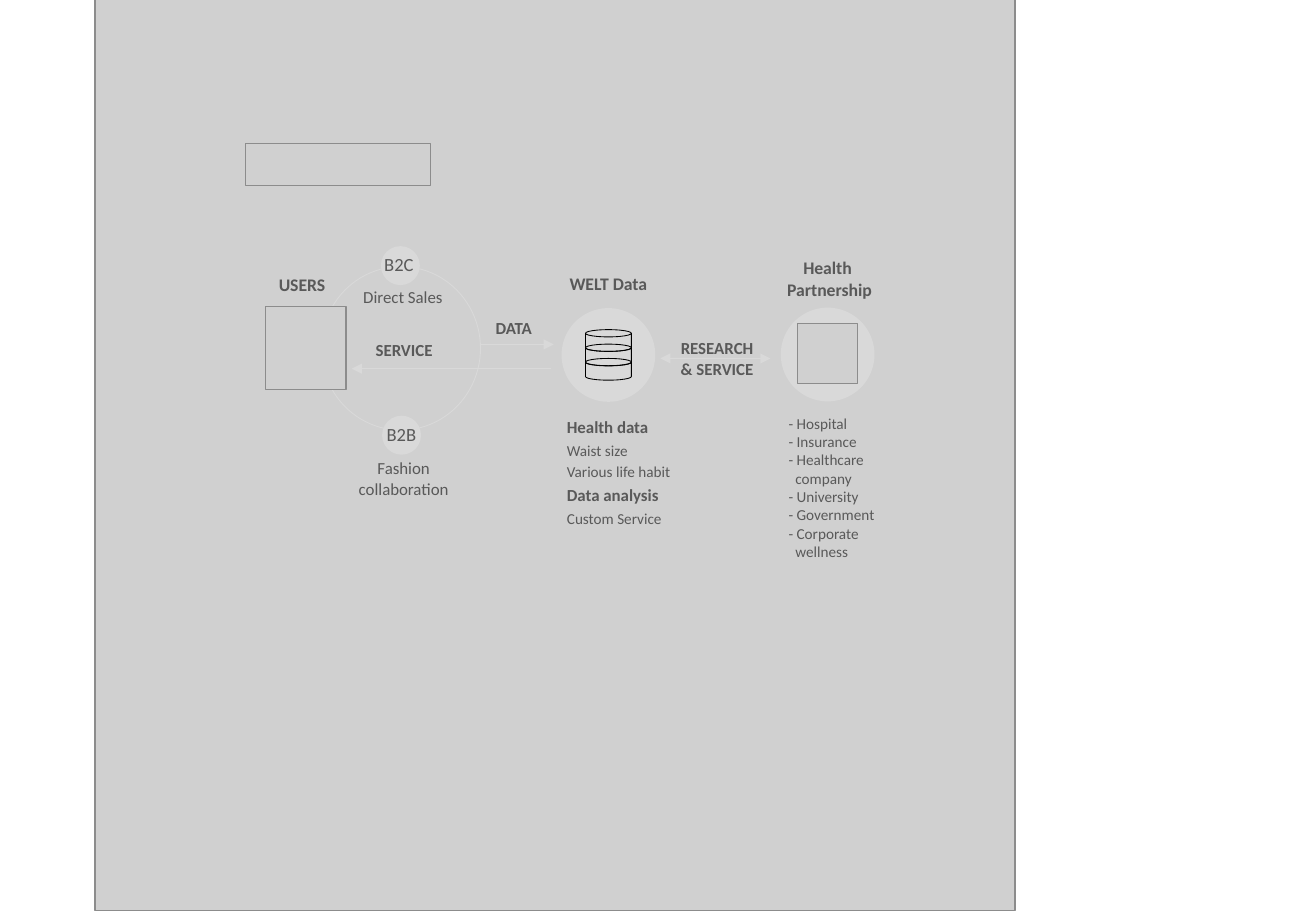
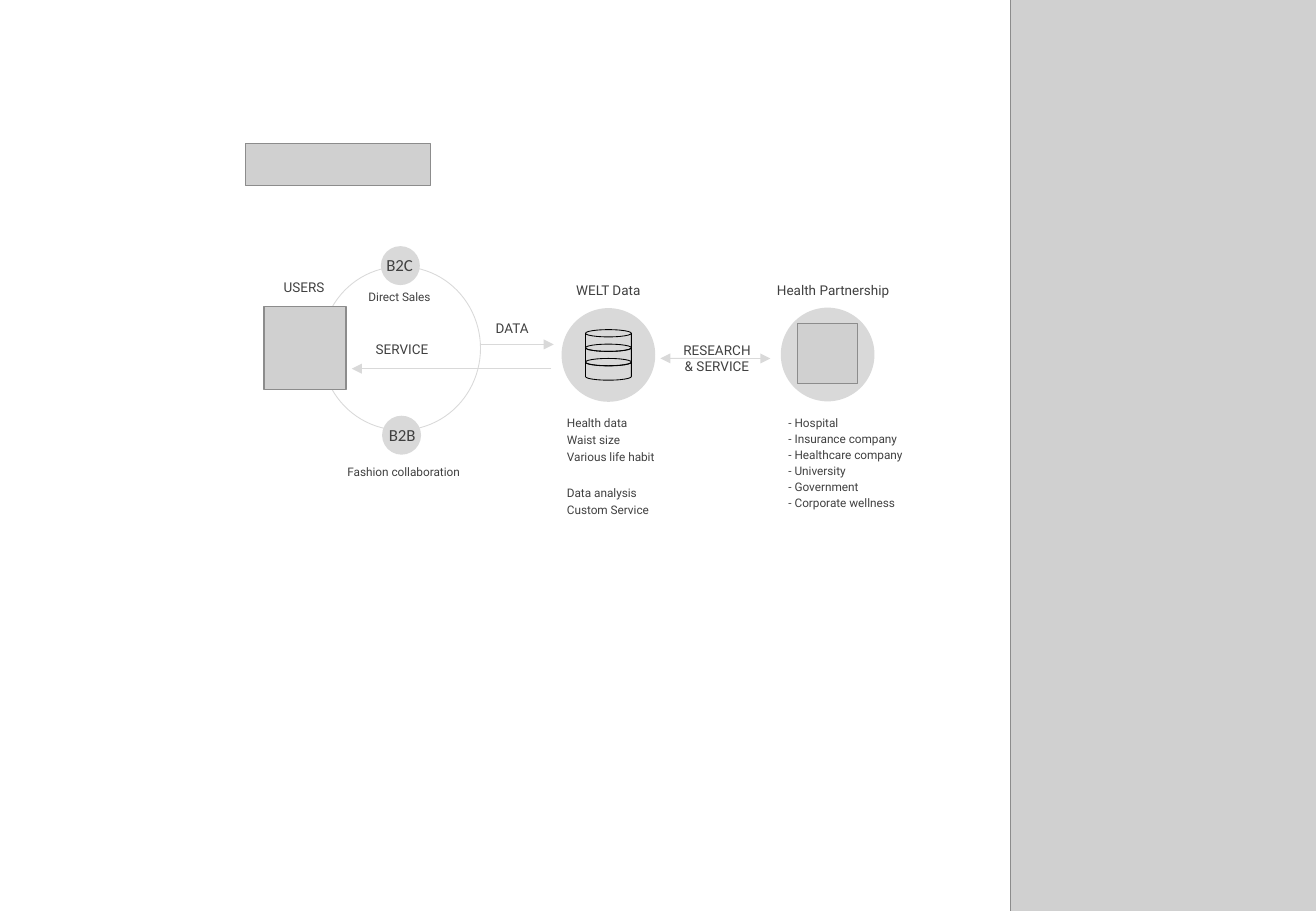
Before and after one commit to haner922/haner922.github.io, a slide deck: slide 1 of images/work1/[WELT] Company Introduction (1).pptx. Drawn at 1316x911 pixels with LibreOffice and Linux fonts; fonts in the diff are those of the drawing; grey boxes stand for pictures. Boxes give left, top, right and bottom in pixels: in the first picture for what was removed or moved away, otherwise in the second. Text is boxed around its words. In the diff, an @@ line names an element or a change of style, - is before the commit and + after.

```diff
--- a/images/work1/[WELT] Company Introduction (1).pptx
+++ b/images/work1/[WELT] Company Introduction (1).pptx
@@ picture: place and size @@
-picture at box(95, 0, 1015, 910)
+picture at box(1011, 0, 1316, 911)
@@ rounded rectangle "USERS" at box(262, 264, 345, 310): size 10.5 to 8 pt, font Calibri to Roboto, text colour #595959 to #404040, bold off @@
@@ rounded rectangle "USERS": place and size @@
-rounded rectangle "USERS" at box(279, 279, 325, 291)
+rounded rectangle "USERS" at box(262, 264, 345, 310)
@@ text "B2C" at box(386, 260, 413, 271): size 11 to 10 pt, text colour #595959 to #404040 @@
@@ text "Direct Sales" at box(368, 292, 431, 301): size 10 to 7 pt, font Calibri to Roboto, text colour #595959 to #404040 @@
@@ text "WELT Data": place and size @@
-text "WELT Data" at box(570, 278, 647, 290)
+text "WELT Data" at box(576, 285, 640, 295)
@@ text "WELT Data" at box(576, 285, 640, 295): size 10.5 to 8 pt, font Calibri to Roboto, text colour #595959 to #404040, bold off @@
@@ text at box(777, 285, 890, 298): text changed; size 10.5 to 8 pt; font Calibri to Roboto; text colour #595959 to #404040; bold off @@
-Health
-Partnership
+Health Partnership
@@ size 10 to 8 pt, font Calibri to Roboto, text colour #595959 to #404040, bold off in 3 elements at box(496, 323, 529, 333), box(376, 344, 429, 354), box(683, 345, 750, 371) @@
@@ text "B2B" at box(389, 430, 416, 441): size 11 to 10 pt, text colour #595959 to #404040 @@
@@ text "Health data" at box(567, 418, 654, 514): size 10 to 7 pt, bold off in "Health data", "Data analysis"; font Calibri to Roboto, text colour #595959 to #404040; size 9 to 7 pt in "Waist size", "Various life habit", "Custom Service" @@
@@ text at box(795, 418, 859, 491): size 9 to 7 pt, font Calibri to Roboto, text colour #595959 to #404040 in "- Hospital", "- University", "- Government"; line spacing 1 to 9.4pt @@
@@ text at box(795, 434, 902, 462): text changed; size 9 to 7 pt; font Calibri to Roboto; text colour #595959 to #404040 @@
-- Insurance
-- Healthcare
-company
+- Insurance company
+- Healthcare company
@@ text "Fashion collaboration" at box(347, 467, 460, 476): size 10 to 7 pt, font Calibri to Roboto, text colour #595959 to #404040 @@
@@ text "Fashion collaboration": place and size @@
-text "Fashion collaboration" at box(359, 462, 449, 495)
+text "Fashion collaboration" at box(347, 467, 460, 476)
@@ text at box(795, 498, 895, 510): text changed; size 9 to 7 pt; font Calibri to Roboto; text colour #595959 to #404040 @@
-- Corporate
-wellness
+- Corporate wellness
```
Also in this commit, not shown: 12 other files.
